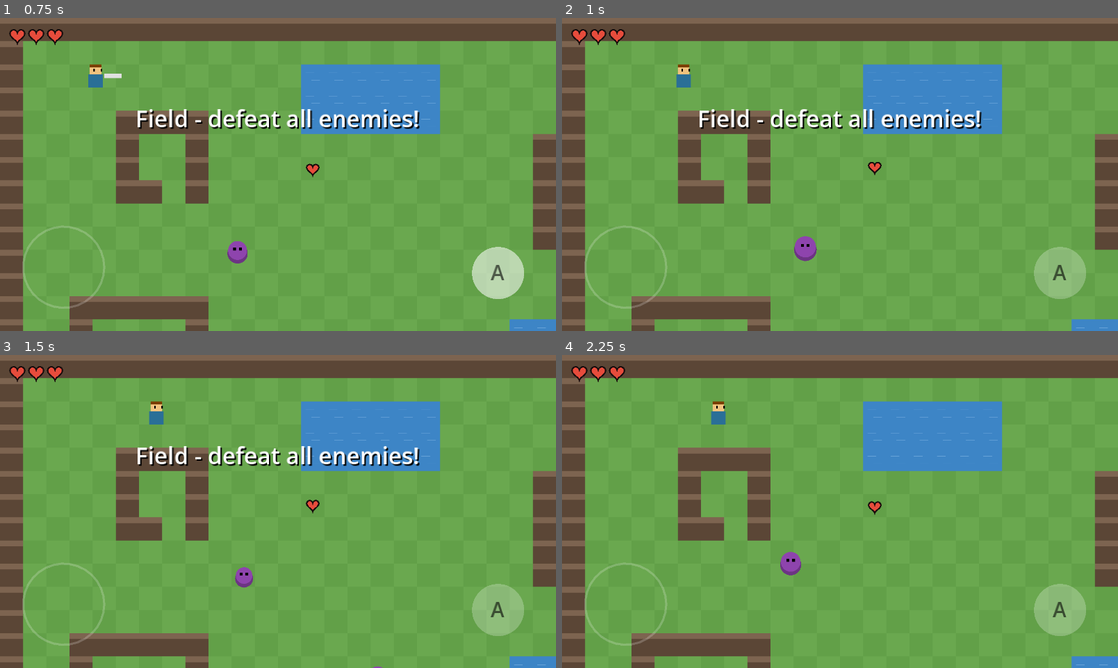
Above: before the commit, frames 1-4 (two rows, left to right).
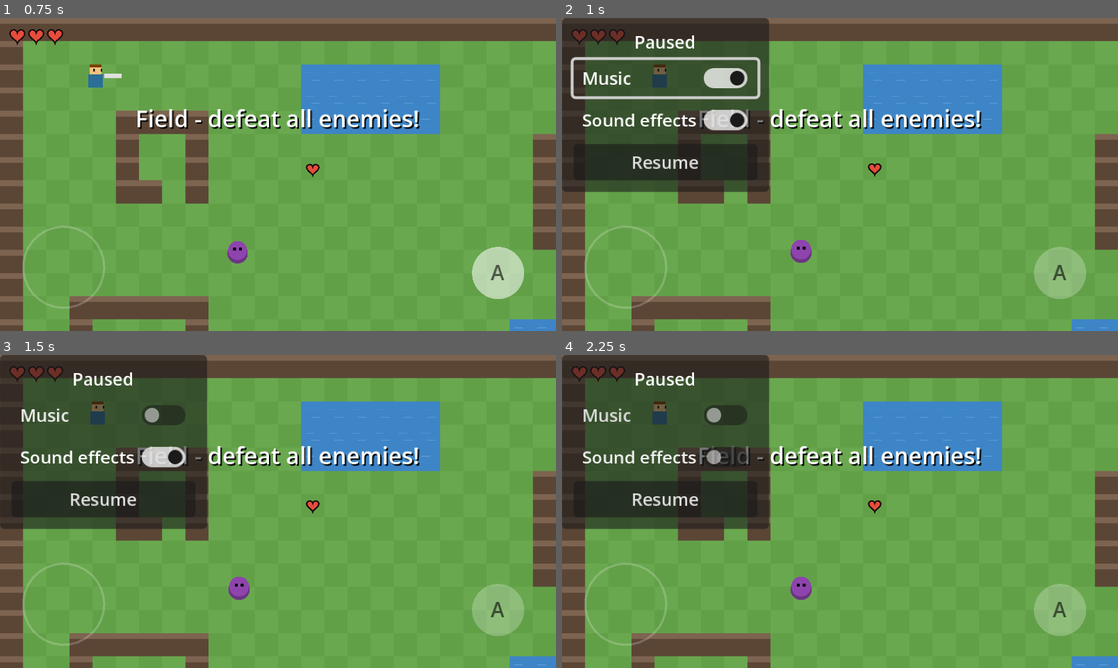
Above: after the commit, the same moments.

Repository: Kevin-hello06/DS-Style-Game
Game: Godot game, scene res://scenes/main.tscn
Same seed, same stepped clock (60 frames per second), same inputs: the game is played once before the commit and once after it.
Inputs (mouse positions are in pixels of both pictures, inside the frame that each line leads up to):
- Up to frame 1 (0.75 s): tap Enter at 0.5 s; move the mouse to (400, 158) at 0.52 s; hold D (move_right) from 0.53 s (still down); tap Space (attack) at 0.6 s; click (400, 158) at 0.67 s
- Up to frame 2 (1 s): keep holding D (move_right); tap P at 0.8 s
- Up to frame 3 (1.5 s): release D (move_right) at 1.25 s; click (105, 414) at 1.25 s, where only the run after the commit has a clickable "Music"
- Up to frame 4 (2.25 s): click (667, 458) at 2 s, where only the run after the commit has a clickable "Sound effects"

Frame 1 is identical in both runs. In frame 2, 21% of the frame differs, in the area x 0-58%, y 0-79%; in frame 3, 21%; in frame 4, 22%, in the area x 0-76%, y 0-79%.

Commit message:
fixing bugs with Lake

Diff:
--- a/project.godot
+++ b/project.godot
@@ -1,21 +1,27 @@
 ; Engine configuration file.
-; Edit through Project > Project Settings in the Godot editor where possible.
+; It's best edited using the editor UI and not directly,
+; since the parameters that go here are not all obvious.
+;
+; Format:
+;   [section] ; section goes between []
+;   param=value ; assign values to parameters
 
 config_version=5
+
+[animation]
+
+compatibility/default_parent_skeleton_in_mesh_instance_3d=true
 
 [application]
 
 config/name="Fold Adventure"
 config/description="A small top-down action-adventure prototype built for the Galaxy Z Fold."
 run/main_scene="res://scenes/main.tscn"
-config/features=PackedStringArray("4.3", "Mobile")
+config/features=PackedStringArray("4.7", "Mobile")
 config/icon="res://icon.svg"
 
 [display]
 
-; Low base resolution for crisp pixel art. "expand" lets the camera show more
-; of the world on wider/squarer screens instead of letterboxing, so the game
-; adapts when the Fold opens or closes. Integer scaling keeps pixels sharp.
 window/size/viewport_width=384
 window/size/viewport_height=216
 window/size/window_width_override=1152
@@ -23,11 +29,9 @@
 window/stretch/mode="canvas_items"
 window/stretch/aspect="expand"
 window/stretch/scale_mode="integer"
-; 6 = sensor: follows the phone in any orientation (cover screen or inner screen).
 window/handheld/orientation=6
 
 [rendering]
 
 textures/canvas_textures/default_texture_filter=0
 renderer/rendering_method="mobile"
-renderer/rendering_method.mobile="mobile"
--- a/scenes/main.tscn
+++ b/scenes/main.tscn
@@ -1,6 +1,6 @@
-[gd_scene load_steps=2 format=3 uid="uid://b6foldadvmain1"]
+[gd_scene format=3 uid="uid://dk5nwdnuk1ijs"]
 
-[ext_resource type="Script" path="res://scripts/main.gd" id="1_main"]
+[ext_resource type="Script" uid="uid://87l8ms6nw3rm" path="res://scripts/main.gd" id="1_main"]
 
-[node name="Main" type="Node2D"]
+[node name="Main" type="Node2D" unique_id=295132594]
 script = ExtResource("1_main")
--- a/scripts/enemy.gd
+++ b/scripts/enemy.gd
@@ -59,6 +59,7 @@
 	hp -= amount
 	flash_timer = 0.12
 	knockback = (global_position - from).normalized() * 220.0
+	GameAudio.sfx("defeat" if hp <= 0 else "hit")
 	if hp <= 0:
 		killed.emit(global_position)
 		queue_free()
--- /dev/null
+++ b/scripts/game_audio.gd
@@ -0,0 +1,125 @@
+extends AudioStreamPlayer
+class_name GameAudio
+## This node is the background music player, and also owns the players for
+## sound effects. Plays background music and sound effects from res://sounds/.
+## It lives on the scene tree's root (not inside the level), so the music keeps
+## playing smoothly while areas reload. Settings are saved to user://settings.cfg
+## so they're remembered next time the game starts.
+##
+## Use it from anywhere:  GameAudio.sfx("swing")
+
+const SETTINGS_PATH := "user://settings.cfg"
+const SOUNDS := ["swing", "hit", "defeat", "hurt", "pickup", "door", "locked", "unlock", "die"]
+const MUSIC_VOLUME_DB := -8.0
+const SFX_VOLUME_DB := -4.0
+const VOICES := 8  # how many sound effects can overlap
+
+static var music_on := true
+static var sfx_on := true
+
+var _streams := {}
+var _voices: Array[AudioStreamPlayer] = []
+var _next_voice := 0
+
+
+## Called once by main.gd. Creates the audio node if it doesn't exist yet.
+static func ensure(tree: SceneTree) -> void:
+	if tree.root.has_node("GameAudio"):
+		return
+	load_settings()
+	var node := GameAudio.new()
+	node.name = "GameAudio"
+	# Deferred: the root is busy adding the level when this is called.
+	tree.root.add_child.call_deferred(node)
+
+
+## The audio node, or null if it isn't in the tree yet.
+static func instance() -> GameAudio:
+	var tree := Engine.get_main_loop() as SceneTree
+	return tree.root.get_node_or_null("GameAudio") as GameAudio if tree else null
+
+
+static func sfx(sound: String) -> void:
+	var node := instance()
+	if sfx_on and node:
+		node._play_sfx(sound)
+
+
+static func set_music(on: bool) -> void:
+	music_on = on
+	save_settings()
+	var node := instance()
+	if node:
+		node._update_music()
+
+
+static func set_sfx(on: bool) -> void:
+	sfx_on = on
+	save_settings()
+
+
+static func load_settings() -> void:
+	var cfg := ConfigFile.new()
+	if cfg.load(SETTINGS_PATH) == OK:
+		music_on = cfg.get_value("audio", "music", true)
+		sfx_on = cfg.get_value("audio", "sfx", true)
+
+
+static func save_settings() -> void:
+	var cfg := ConfigFile.new()
+	cfg.set_value("audio", "music", music_on)
+	cfg.set_value("audio", "sfx", sfx_on)
+	cfg.save(SETTINGS_PATH)
+
+
+func _init() -> void:
+	process_mode = Node.PROCESS_MODE_ALWAYS  # keep music going in the pause menu
+
+	for sound in SOUNDS:
+		_streams[sound] = load("res://sounds/%s.wav" % sound)
+	for i in VOICES:
+		var p := AudioStreamPlayer.new()
+		p.volume_db = SFX_VOLUME_DB
+		add_child(p)
+		_voices.append(p)
+
+	volume_db = MUSIC_VOLUME_DB
+
+
+func _ready() -> void:
+	var bgm: AudioStreamWAV = load("res://sounds/bgm.wav")
+	bgm.loop_mode = AudioStreamWAV.LOOP_FORWARD
+	bgm.loop_begin = 0
+	bgm.loop_end = int(bgm.get_length() * bgm.mix_rate)
+	stream = bgm
+	_update_music()
+	# We handle closing ourselves, so the music can stop cleanly first.
+	get_tree().auto_accept_quit = false
+
+
+func _notification(what: int) -> void:
+	if what == NOTIFICATION_WM_CLOSE_REQUEST:
+		# Stopping a couple of frames before quitting avoids Godot's
+		# "leaked instances" warnings when the window is closed.
+		stop()
+		for v in _voices:
+			v.stop()
+		await get_tree().create_timer(0.1).timeout
+		get_tree().quit()
+
+
+func _update_music() -> void:
+	if music_on and not playing:
+		play()
+	elif not music_on:
+		stop()
+
+
+func _play_sfx(sound: String) -> void:
+	if not _streams.has(sound):
+		push_warning("Unknown sound: " + sound)
+		return
+	var p := _voices[_next_voice]
+	_next_voice = (_next_voice + 1) % VOICES
+	p.stream = _streams[sound]
+	p.play()
--- a/scripts/heart_pickup.gd
+++ b/scripts/heart_pickup.gd
@@ -26,6 +26,7 @@
 func _on_body_entered(body: Node2D) -> void:
 	if body is Player:
 		body.heal(heal_amount)
+		GameAudio.sfx("pickup")
 		queue_free()
 
 
--- a/scripts/main.gd
+++ b/scripts/main.gd
@@ -109,10 +109,15 @@
 var _leaving := false
 var doors_locked := false
 var _doors := {}                  # door Area2D -> digit
+## Doors ignore the player until they've stepped away from every door once.
+## Otherwise you'd arrive next to a door and get bounced straight back through it.
+var _doors_armed := false
+var _clear_frames := 0
 var _door_blockers: StaticBody2D  # solid boxes over the doors while locked
 
 
 func _ready() -> void:
+	GameAudio.ensure(get_tree())
 	_setup_input()
 	_build_world()
 	_build_ui()
@@ -258,6 +263,20 @@
 		_door_blockers = null
 
 
+func _physics_process(_delta: float) -> void:
+	if _doors_armed or not is_instance_valid(player):
+		return
+	for door in _doors:
+		if door.overlaps_body(player):
+			_clear_frames = 0
+			return
+	# Overlaps are only known after the physics engine has run a step or two,
+	# so wait a few frames of "not touching any door" before arming.
+	_clear_frames += 1
+	if _clear_frames >= 3:
+		_doors_armed = true
+
+
 func _add_door(at: Vector2, digit: String) -> void:
 	var door := Area2D.new()
 	door.position = at
@@ -284,11 +303,13 @@
 
 
 func _go_through(digit: String) -> void:
-	if _leaving or not DOORS.get(area, {}).has(digit):
+	if _leaving or not _doors_armed or not DOORS.get(area, {}).has(digit):
 		return
 	if doors_locked:
 		hud.show_message("Defeat all enemies first!", 1.5)
+		GameAudio.sfx("locked")
 		return
+	GameAudio.sfx("door")
 	_leaving = true
 	saved_health = player.health
 	arrive_door = digit
@@ -349,9 +370,16 @@
 	hud.set_health(player.health, player.max_health)
 	player.health_changed.connect(hud.set_health)
 
+	var settings := SettingsMenu.new()
+
 	# On the phone, show the virtual joystick + attack button.
 	if DisplayServer.is_touchscreen_available():
-		layer.add_child(TouchControls.new())
+		var touch := TouchControls.new()
+		touch.settings = settings
+		layer.add_child(touch)
+
+	# Added last so the menu draws on top of everything.
+	layer.add_child(settings)
 
 
 func _on_enemy_killed(at: Vector2) -> void:
@@ -371,6 +399,7 @@
 	_door_blockers = null
 	queue_redraw()
 	hud.show_message("Area cleared! The doors are open.")
+	GameAudio.sfx("unlock")
 	# If the player is already standing against a door, let them through now.
 	for door in _doors:
 		if door.overlaps_body(player):
--- a/scripts/player.gd
+++ b/scripts/player.gd
@@ -92,6 +92,7 @@
 func _start_attack() -> void:
 	attack_timer = ATTACK_TIME
 	cooldown_timer = ATTACK_COOLDOWN
+	GameAudio.sfx("swing")
 
 	_sword = Area2D.new()
 	_sword.collision_layer = 0
@@ -125,7 +126,10 @@
 	knockback = (global_position - from).normalized() * KNOCKBACK_SPEED
 	health_changed.emit(health, max_health)
 	if health == 0:
+		GameAudio.sfx("die")
 		died.emit()
+	else:
+		GameAudio.sfx("hurt")
 
 
 func heal(amount: int) -> void:
--- /dev/null
+++ b/scripts/settings_menu.gd
@@ -0,0 +1,113 @@
+extends Control
+class_name SettingsMenu
+## Pause button in the top-right corner, plus a small pause menu with
+## Music and Sound effects on/off switches.
+## Keyboard: Esc or P opens/closes it.
+
+const BUTTON_SIZE := Vector2(24, 20)
+
+var _overlay: Control
+var _pause_button: Button
+var _music: CheckButton
+var _sfx: CheckButton
+
+
+func _ready() -> void:
+	process_mode = Node.PROCESS_MODE_ALWAYS  # must still work while the game is paused
+	set_anchors_preset(PRESET_FULL_RECT)
+	mouse_filter = MOUSE_FILTER_IGNORE
+
+	var t := Theme.new()
+	t.default_font_size = 12
+	theme = t
+
+	# Pause button, top-right. No keyboard focus, so Space (attack) never presses it.
+	_pause_button = Button.new()
+	_pause_button.text = "II"
+	_pause_button.focus_mode = FOCUS_NONE
+	_pause_button.set_anchors_preset(PRESET_TOP_RIGHT)
+	_pause_button.offset_left = -BUTTON_SIZE.x - 4
+	_pause_button.offset_right = -4
+	_pause_button.offset_top = 4
+	_pause_button.offset_bottom = 4 + BUTTON_SIZE.y
+	_pause_button.pressed.connect(open)
+	add_child(_pause_button)
+
+	# Dim background + centred panel.
+	_overlay = ColorRect.new()
+	_overlay.color = Color(0, 0, 0, 0.55)
+	_overlay.set_anchors_preset(PRESET_FULL_RECT)
+	_overlay.visible = false
+	add_child(_overlay)
+
+	var center := CenterContainer.new()
+	center.set_anchors_preset(PRESET_FULL_RECT)
+	_overlay.add_child(center)
+
+	var panel := PanelContainer.new()
+	center.add_child(panel)
+
+	var margin := MarginContainer.new()
+	for side in ["left", "right", "top", "bottom"]:
+		margin.add_theme_constant_override("margin_" + side, 8)
+	panel.add_child(margin)
+
+	var box := VBoxContainer.new()
+	box.add_theme_constant_override("separation", 4)
+	margin.add_child(box)
+
+	var title := Label.new()
+	title.text = "Paused"
+	title.horizontal_alignment = HORIZONTAL_ALIGNMENT_CENTER
+	box.add_child(title)
+
+	_music = CheckButton.new()
+	_music.text = "Music"
+	_music.button_pressed = GameAudio.music_on
+	_music.toggled.connect(GameAudio.set_music)
+	box.add_child(_music)
+
+	_sfx = CheckButton.new()
+	_sfx.text = "Sound effects"
+	_sfx.button_pressed = GameAudio.sfx_on
+	_sfx.toggled.connect(GameAudio.set_sfx)
+	box.add_child(_sfx)
+
+	var resume := Button.new()
+	resume.text = "Resume"
+	resume.pressed.connect(close)
+	box.add_child(resume)
+
+
+func _unhandled_input(event: InputEvent) -> void:
+	var toggle_key: bool = event is InputEventKey and event.pressed and not event.echo \
+		and (event as InputEventKey).physical_keycode == KEY_P
+	if event.is_action_pressed("ui_cancel") or toggle_key:
+		if _overlay.visible:
+			close()
+		else:
+			open()
+		get_viewport().set_input_as_handled()
+
+
+func open() -> void:
+	_music.set_pressed_no_signal(GameAudio.music_on)
+	_sfx.set_pressed_no_signal(GameAudio.sfx_on)
+	_overlay.visible = true
+	_pause_button.visible = false
+	get_tree().paused = true
+	_music.grab_focus()
+
+
+func close() -> void:
+	_overlay.visible = false
+	_pause_button.visible = true
+	get_tree().paused = false
+	var focused := get_viewport().gui_get_focus_owner()
+	if focused:
+		focused.release_focus()
+
+
+## Screen rectangle of the pause button, so touch controls can ignore taps on it.
+func pause_button_rect() -> Rect2:
+	return _pause_button.get_global_rect().grow(6)
--- a/scripts/touch_controls.gd
+++ b/scripts/touch_controls.gd
@@ -13,9 +13,13 @@
 var _stick_origin := Vector2.ZERO
 var _stick_pos := Vector2.ZERO
 var _attack_index := -1
+var settings: SettingsMenu  # so taps on its pause button aren't treated as attacks
 
 
 func _ready() -> void:
+	# Keep tracking fingers while paused, so a finger lifted during the
+	# pause menu doesn't leave the player walking afterwards.
+	process_mode = Node.PROCESS_MODE_ALWAYS
 	mouse_filter = MOUSE_FILTER_IGNORE
 	set_anchors_preset(PRESET_FULL_RECT)
 	get_viewport().size_changed.connect(queue_redraw)
@@ -27,6 +31,8 @@
 	if event is InputEventScreenTouch:
 		var touch := event as InputEventScreenTouch
 		if touch.pressed:
+			if settings and settings.pause_button_rect().has_point(touch.position):
+				return
 			if touch.position.x < view.x * 0.5 and _stick_index == -1:
 				_stick_index = touch.index
 				_stick_origin = touch.position
Not shown, added: export_presets.cfg
Not shown, changed: icon.svg.import
Not shown, added: scripts/enemy.gd.uid
Not shown, added: scripts/game_audio.gd.uid
Not shown, added: scripts/heart_pickup.gd.uid
Not shown, added: scripts/heart_shape.gd.uid
Not shown, added: scripts/hud.gd.uid
Not shown, added: scripts/layers.gd.uid
Not shown, added: scripts/main.gd.uid
Not shown, added: scripts/player.gd.uid
Not shown, added: scripts/settings_menu.gd.uid
Not shown, added: scripts/touch_controls.gd.uid
(and 20 more such lines)
